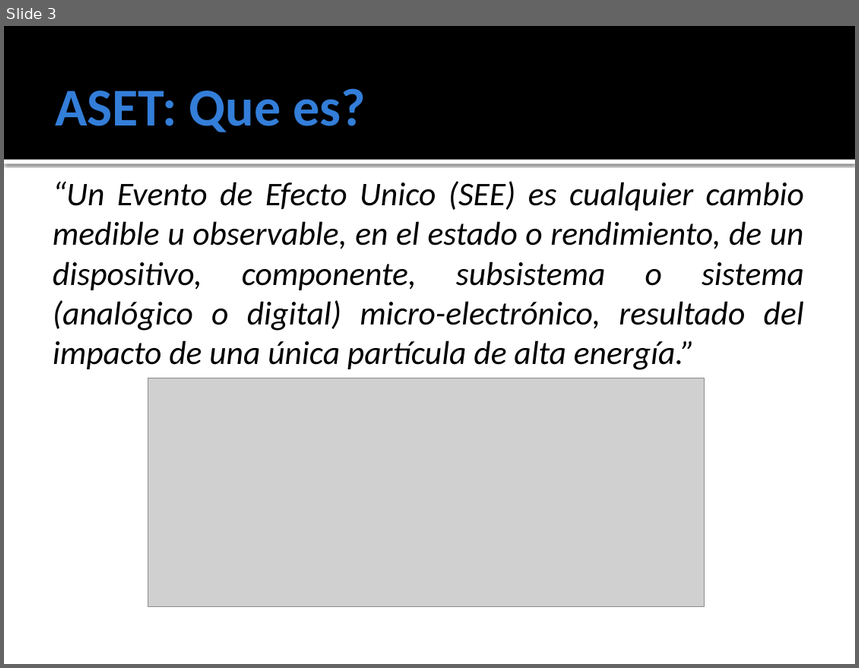
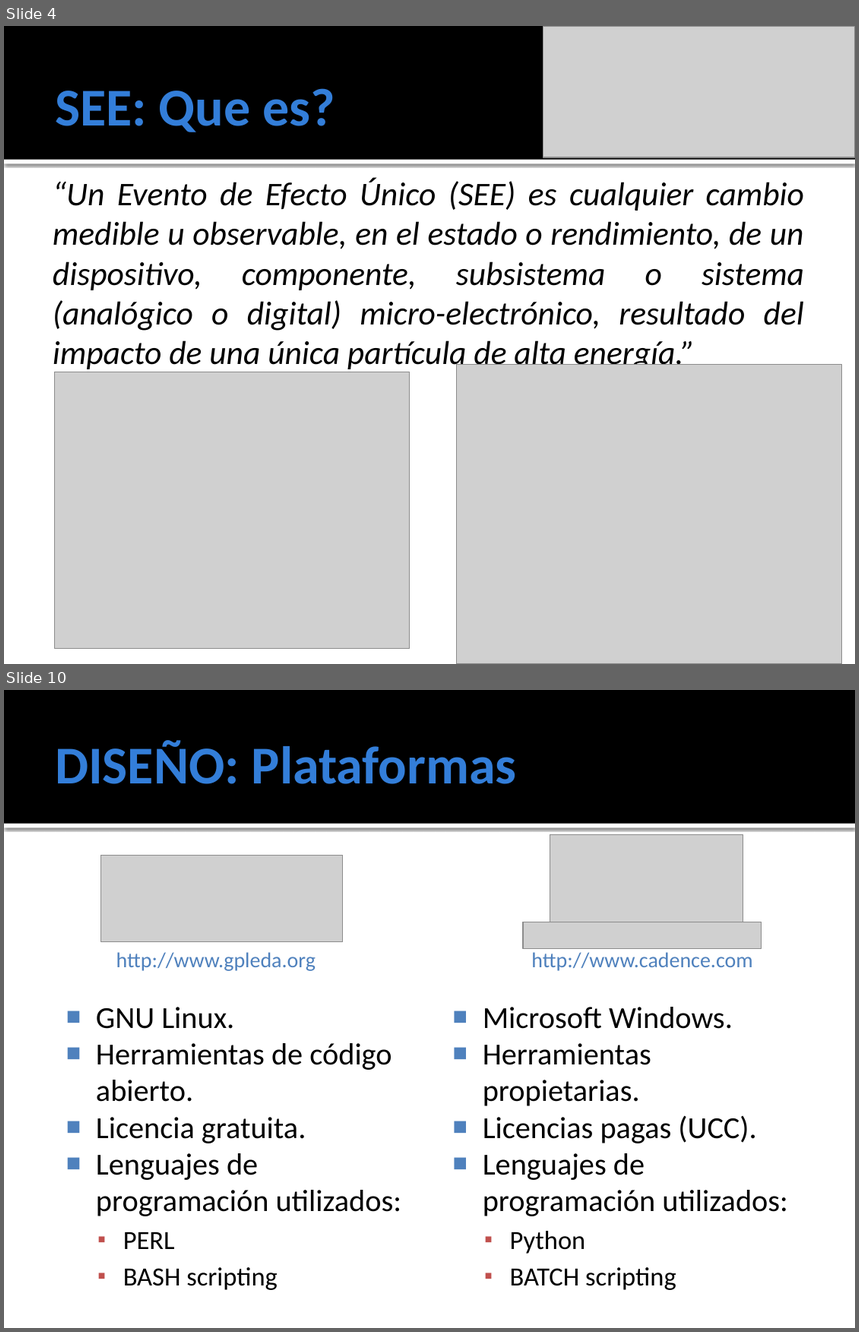
Before and after one commit to ginotkj/fiocs, a slide deck: Documentation/Documentacion/PRESENTACION.pptx. Shown one above the other, each under a label of ours: slide 3 before the commit, slides 4 and 10 after it; the slides between them are not shown. The pictures are 859x668 and 859x1332 pixels, drawn with LibreOffice and Linux fonts; fonts in the diff are those of the drawing; grey boxes stand for pictures. Boxes give left, top, right and bottom in pixels: in the first picture for what was removed or moved away, otherwise in the second. Text is boxed around its words. In the diff, an @@ line names an element or a change of style, - is before the commit and + after.

```diff
--- a/Documentation/Documentacion/PRESENTACION.pptx
+++ b/Documentation/Documentacion/PRESENTACION.pptx
@@ slide 10 added at [4, 690, 855, 1328], background #FFFFFF; not listed: 2 template elements that a slide beside it also shows @@
@@ title added at [55, 740, 517, 784], 45 pt, text #337ED9, bold @@
+DISEÑO: Plataformas
@@ picture added at [550, 834, 743, 922] @@
@@ picture added at [101, 855, 343, 942] @@
@@ picture added at [523, 923, 762, 948] @@
@@ text added at [116, 952, 316, 971], 18 pt, text #4F81BD @@
+http://www.gpleda.org
@@ text added at [531, 952, 753, 971], 18 pt, text #4F81BD @@
+http://www.cadence.com
@@ text added at [96, 1007, 402, 1290], 25.9 pt, text #000000 @@
+■ GNU Linux.
+■ Herramientas de código abierto.
+■ Licencia gratuita.
+■ Lenguajes de programación utilizados:
+  ▪ PERL
+  ▪ BASH scripting
@@ text added at [483, 1007, 788, 1290], 25.9 pt, text #000000 @@
+■ Microsoft Windows.
+■ Herramientas propietarias.
+■ Licencias pagas (UCC).
+■ Lenguajes de programación utilizados:
+  ▪ Python
+  ▪ BATCH scripting
@@ what was slide 3 is now slide 4 @@
@@ slide 4 changed as well @@
@@ picture added at [544, 26, 855, 158] @@
@@ title at [55, 88, 335, 132]: text changed @@
-ASET: Que es?
+SEE: Que es?
@@ text at [53, 178, 804, 373]: text changed @@
-“Un Evento de Efecto Unico (SEE) es cualquier cambio medible u observable, en el estado o rendimiento, de un dispositivo, componente, subsistema o sistema (analógico o digital) micro-electrónico, resultado del impacto de una única partícula de alta energía.”
+“Un Evento de Efecto Único (SEE) es cualquier cambio medible u observable, en el estado o rendimiento, de un dispositivo, componente, subsistema o sistema (analógico o digital) micro-electrónico, resultado del impacto de una única partícula de alta energía.”
@@ picture added at [456, 365, 842, 664] @@
@@ picture added at [54, 372, 409, 648] @@
@@ picture removed at [148, 379, 705, 607] @@
```
Also in this commit, not shown: 4 other slides changed, 9 other slides added, 10 slides removed.
